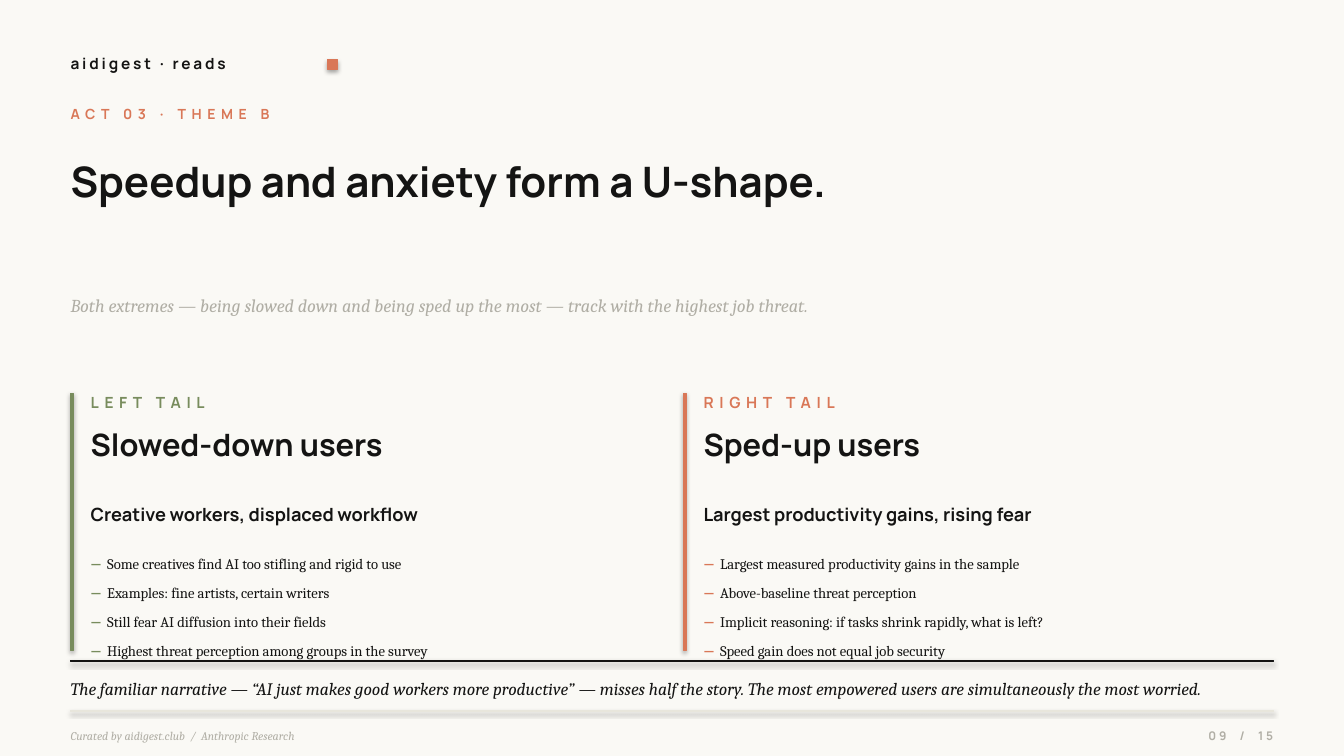
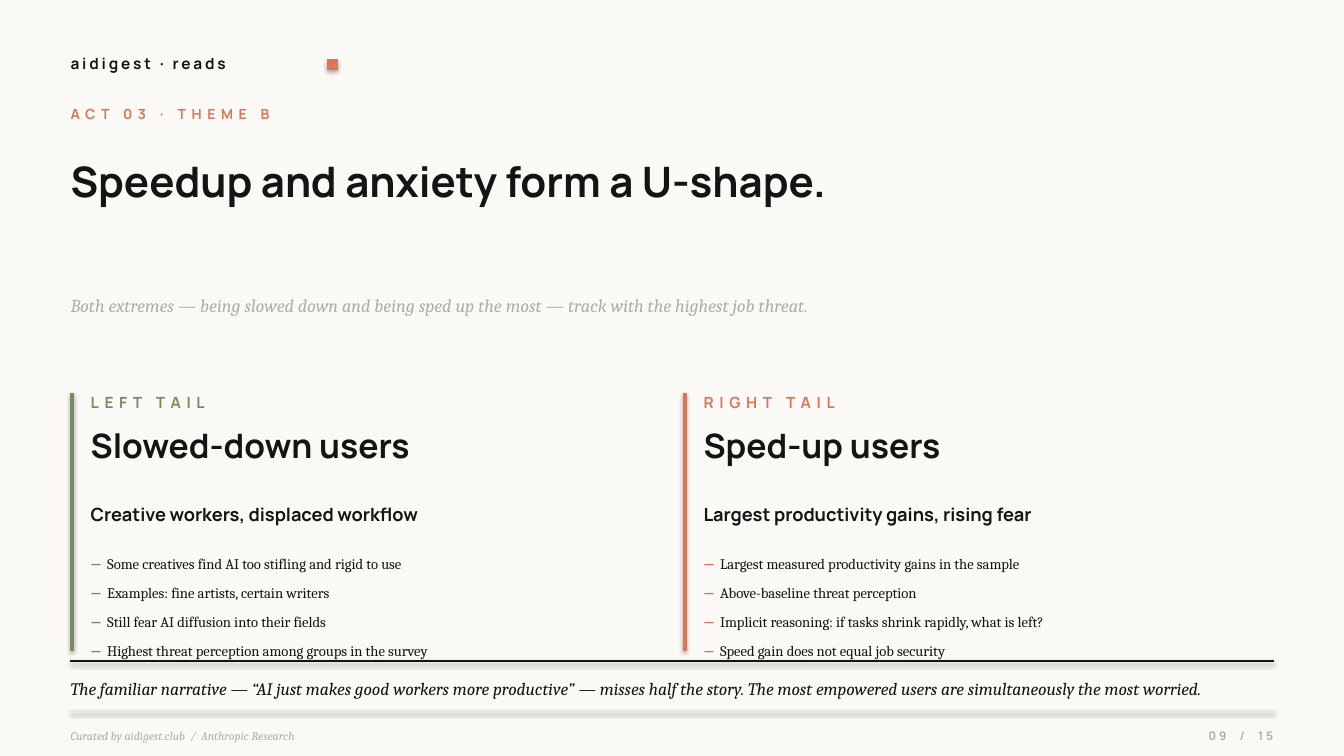
Before and after one commit to dongbocui-maker/ai-daily, a slide deck: slide 9 of public/decks/anthropic-81k-economics.pptx. Drawn at 1344x756 pixels with LibreOffice and Linux fonts; fonts in the diff are those of the drawing. Boxes give left, top, right and bottom in pixels: in the first picture for what was removed or moved away, otherwise in the second. Text is boxed around its words. In the diff, an @@ line names an element or a change of style, - is before the commit and + after.

Commit message:
feat(reads-ppt): parallel-element uniform sizing across all builders
User feedback: sibling elements at the same hierarchy level should share
ONE font size — not each shrink independently. Otherwise stat_grid ends
up with mixed sizes like '3.0' at 48pt next to 'Dec 2025' at 30pt, which
breaks visual hierarchy.

New rule (applied to all parallel-structure builders):
  pick the SMALLEST size needed across the whole group → apply to all

Affected:
- stat_grid       : 4 values share one size (via _group_value_size)
- two_column      : 2 column values share one size (_TWO_COL_VALUE_TABLE)
- insight_pair    : 2 card headers share one size (_INSIGHT_HEADER_TABLE)
- action_list     : 5 action headers share one size (_ACTION_HEADER_TABLE)
- synthesis       : 3 pillar headers share one size (_SYNTHESIS_HEADER_TABLE)

Karpathy P4 stat_grid: now uniform 30pt across [3.0, Dec 2025, 4×, 10x+]
81K P4 stat_grid: now uniform 26pt across [5.1/7, 1 in 5, 3×, 48%/40%]
All 4 columns now sit on a single line — pixel-verified.

```diff
--- a/public/decks/anthropic-81k-economics.pptx
+++ b/public/decks/anthropic-81k-economics.pptx
@@ text "Slowed-down users" at <box>91,433,409,459</box>: size 22 to 24 pt @@
@@ text "Sped-up users" at <box>704,433,940,466</box>: size 22 to 24 pt @@
```
Also in this commit, not shown: 3 other slides changed, 9 other files.
